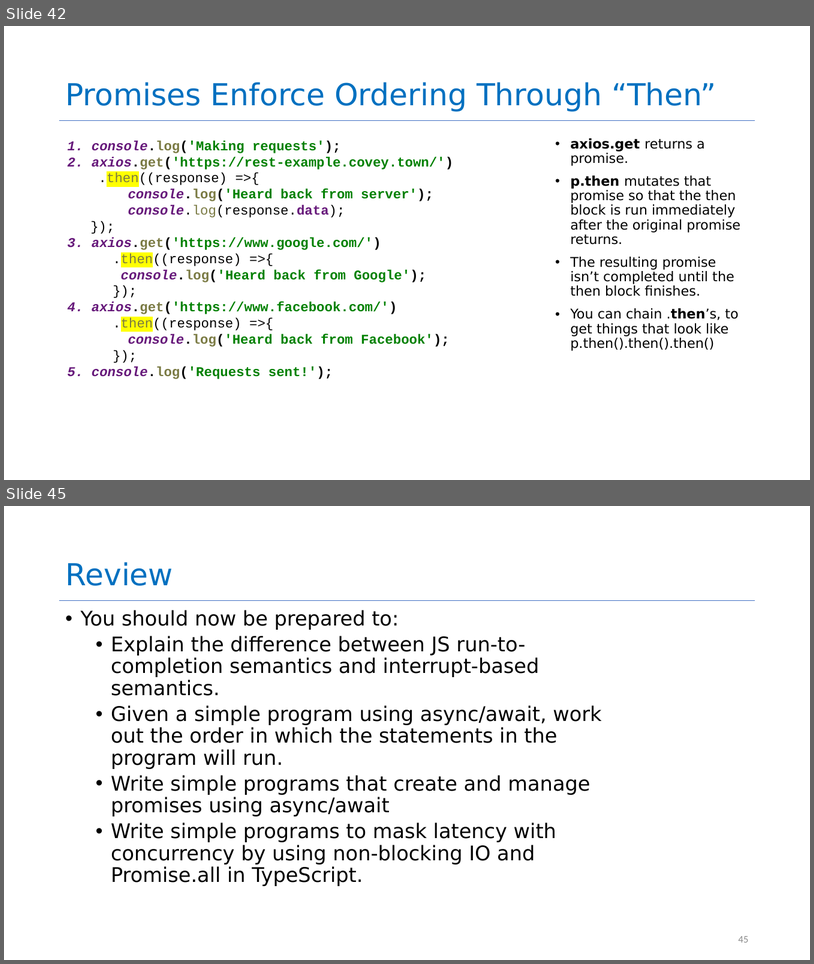
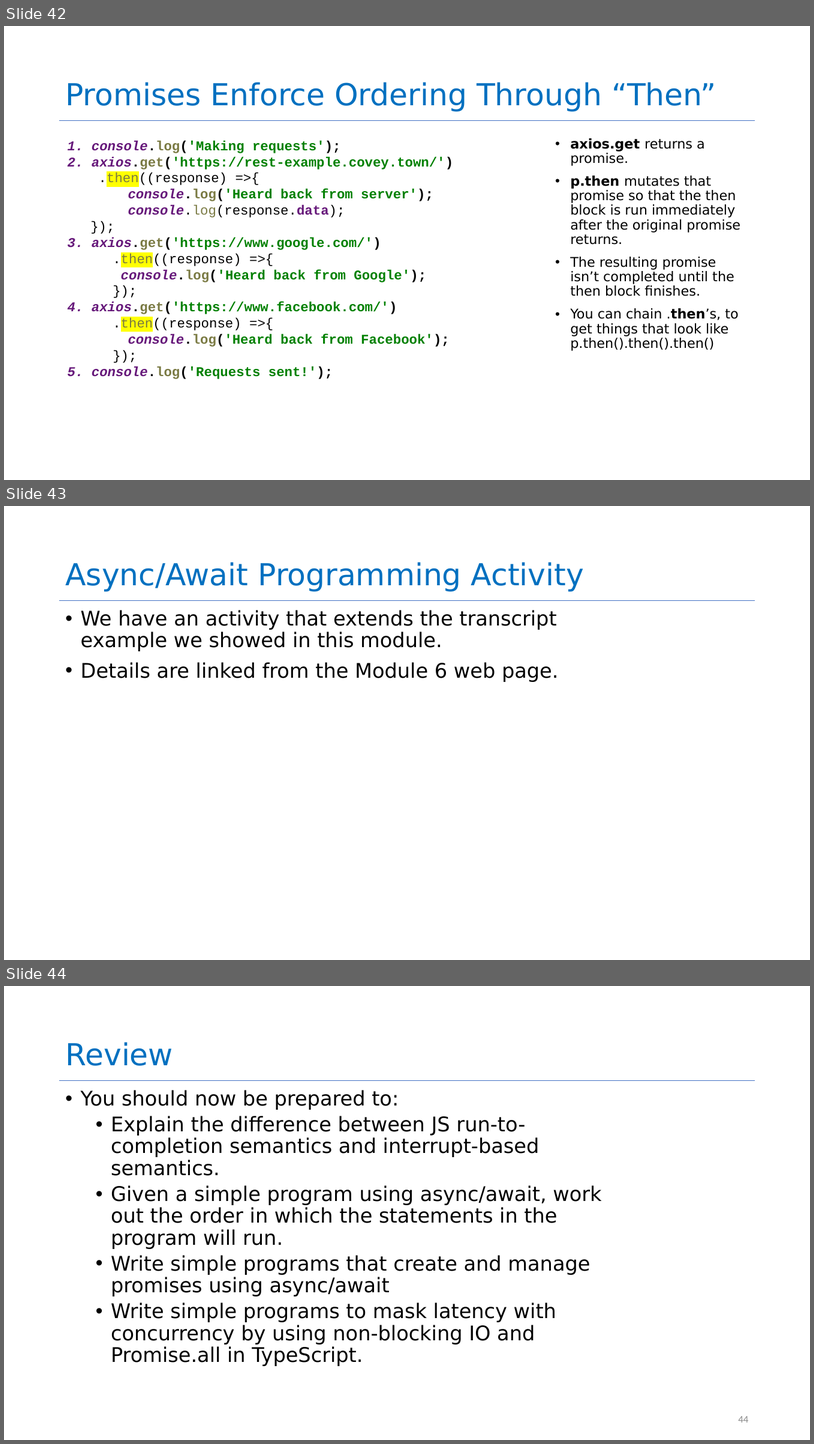
Before and after one commit to neu-se/CS4530-Fall-2024, a slide deck: Slides/Module 06 Concurrency Patterns in Typescript.pptx. Shown one above the other, each under a label of ours: slides 42 and 45 before the commit, slides 42, 43 and 44 after it; the slides between them are not shown. The pictures are 814x964 and 814x1444 pixels, drawn with LibreOffice and Linux fonts; fonts in the diff are those of the drawing. Boxes give left, top, right and bottom in pixels: in the first picture for what was removed or moved away, otherwise in the second. Text is boxed around its words. In the diff, an @@ line names an element or a change of style, - is before the commit and + after.

```diff
--- a/Slides/Module 06 Concurrency Patterns in Typescript.pptx
+++ b/Slides/Module 06 Concurrency Patterns in Typescript.pptx
@@ slide 43 added at (4, 506, 810, 960), background #FFFFFF; not listed: 1 template element that a slide beside it also shows @@
@@ title added at (65, 562, 584, 592), 36 pt, text #0070C0 @@
+Async/Await Programming Activity
@@ text added at (81, 610, 559, 682), 24 pt, text #000000 @@
+• We have an activity that extends the transcript example we showed in this module.
+• Details are linked from the Module 6 web page.
@@ what was slide 45 is now slide 44 @@
@@ page number at (738, 1416, 749, 1422): text changed @@
-45
+44
```
Also in this commit, not shown: 1 other slide added, 3 slides removed.
